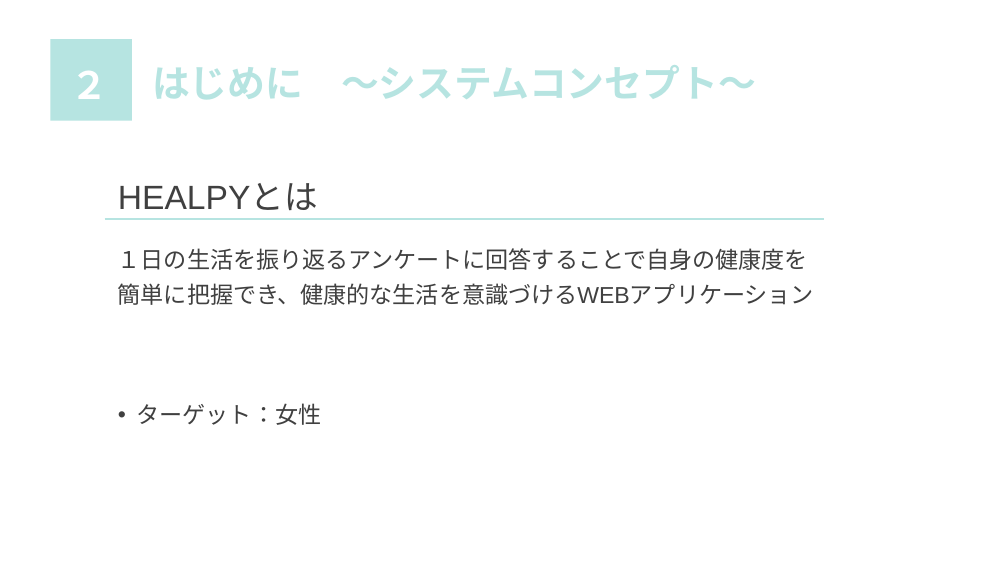
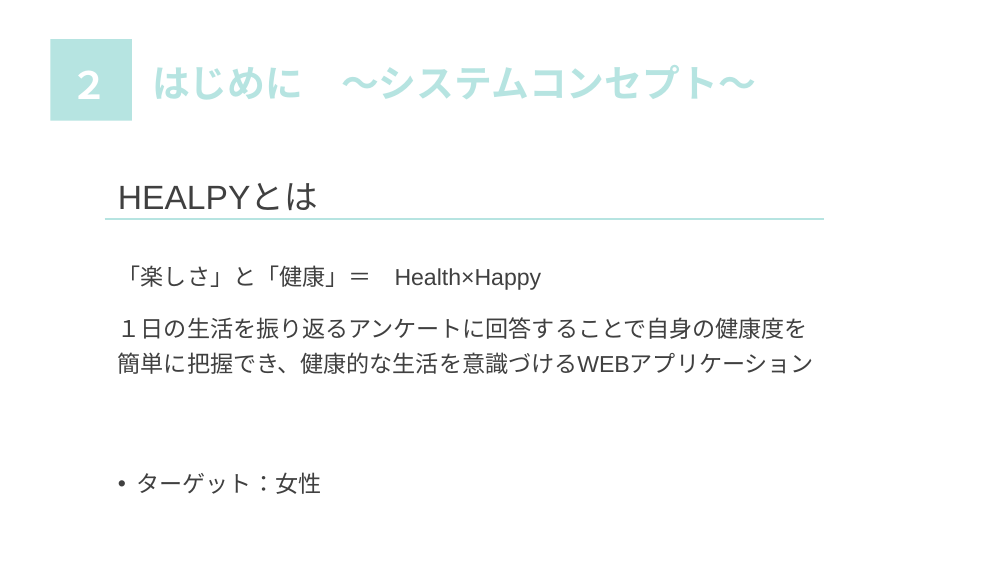
Before and after one commit to sss-sr2021/OTOME, a slide deck: slide 3 of 発表資料/発表資料.pptx. Drawn at 1008x567 pixels with LibreOffice and Linux fonts; fonts in the diff are those of the drawing. Boxes give left, top, right and bottom in pixels: in the first picture for what was removed or moved away, otherwise in the second. Text is boxed around its words. In the diff, an @@ line names an element or a change of style, - is before the commit and + after.

```diff
--- a/発表資料/発表資料.pptx
+++ b/発表資料/発表資料.pptx
@@ text at [118,265,542,290]: paragraph added @@
+「楽しさ」と「健康」＝ Health×Happy
@@ text at [118,317,808,339]: line spacing 0.9 to 1.5 @@
```
Also in this commit, not shown: 2 other slides changed, 1 slide added, 1 other file.
